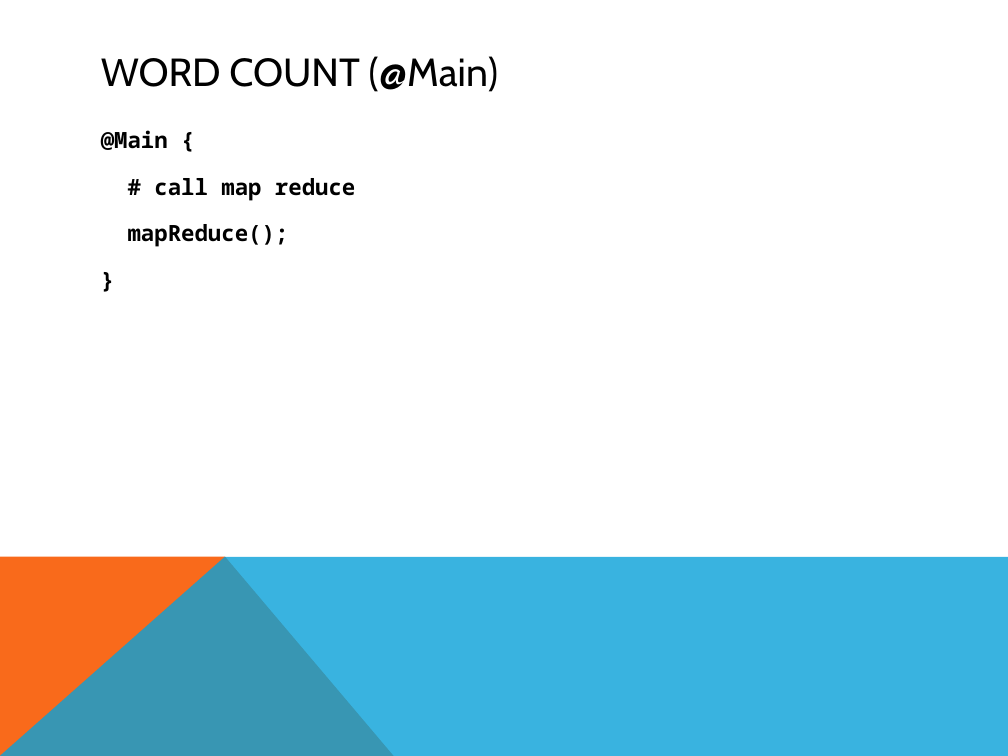
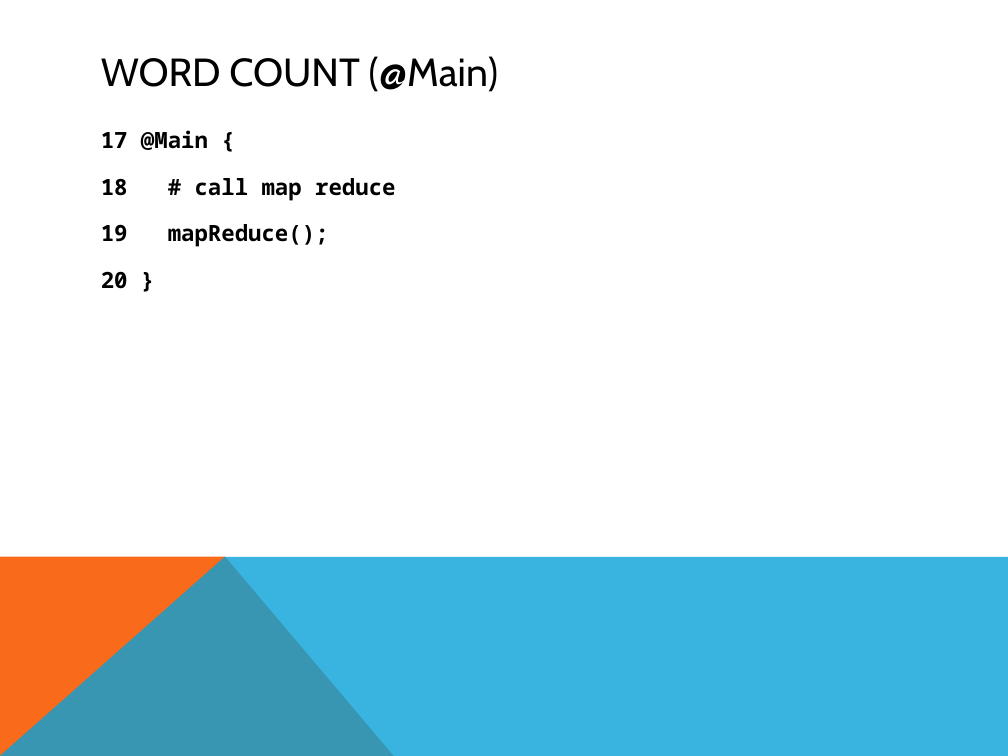
Before and after one commit to smessing/Hog, a slide deck: slide 11 of demo/demo.pptx. Drawn at 1008x756 pixels with LibreOffice and Linux fonts; fonts in the diff are those of the drawing. Boxes give left, top, right and bottom in pixels: in the first picture for what was removed or moved away, otherwise in the second. Text is boxed around its words. In the diff, an @@ line names an element or a change of style, - is before the commit and + after.

```diff
--- a/demo/demo.pptx
+++ b/demo/demo.pptx
@@ text at box(101, 130, 395, 289): text changed @@
-@Main {
-# call map reduce
-mapReduce();
-}
+17 @Main {
+18 # call map reduce
+19 mapReduce();
+20 }
```
Also in this commit, not shown: 7 slides added.
